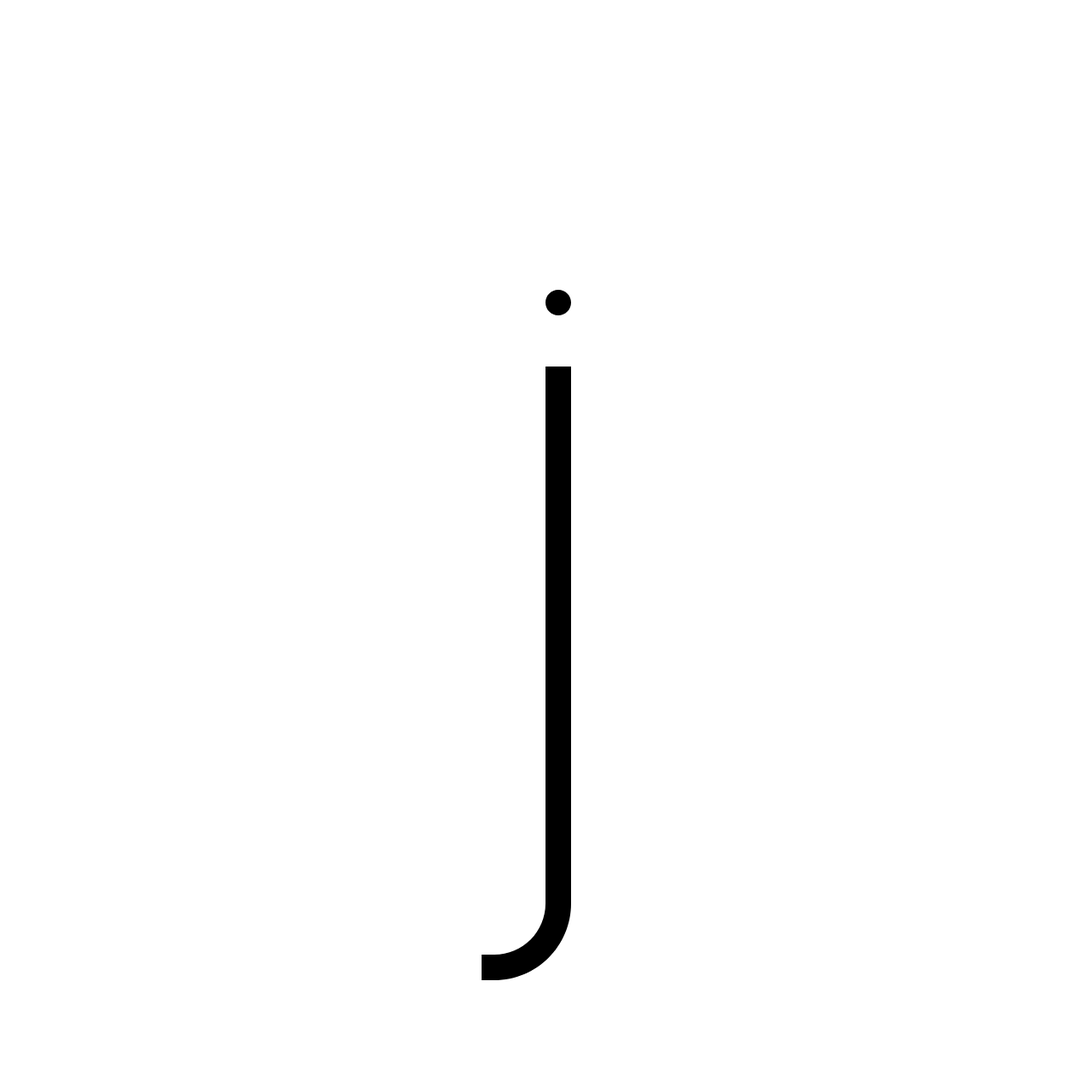
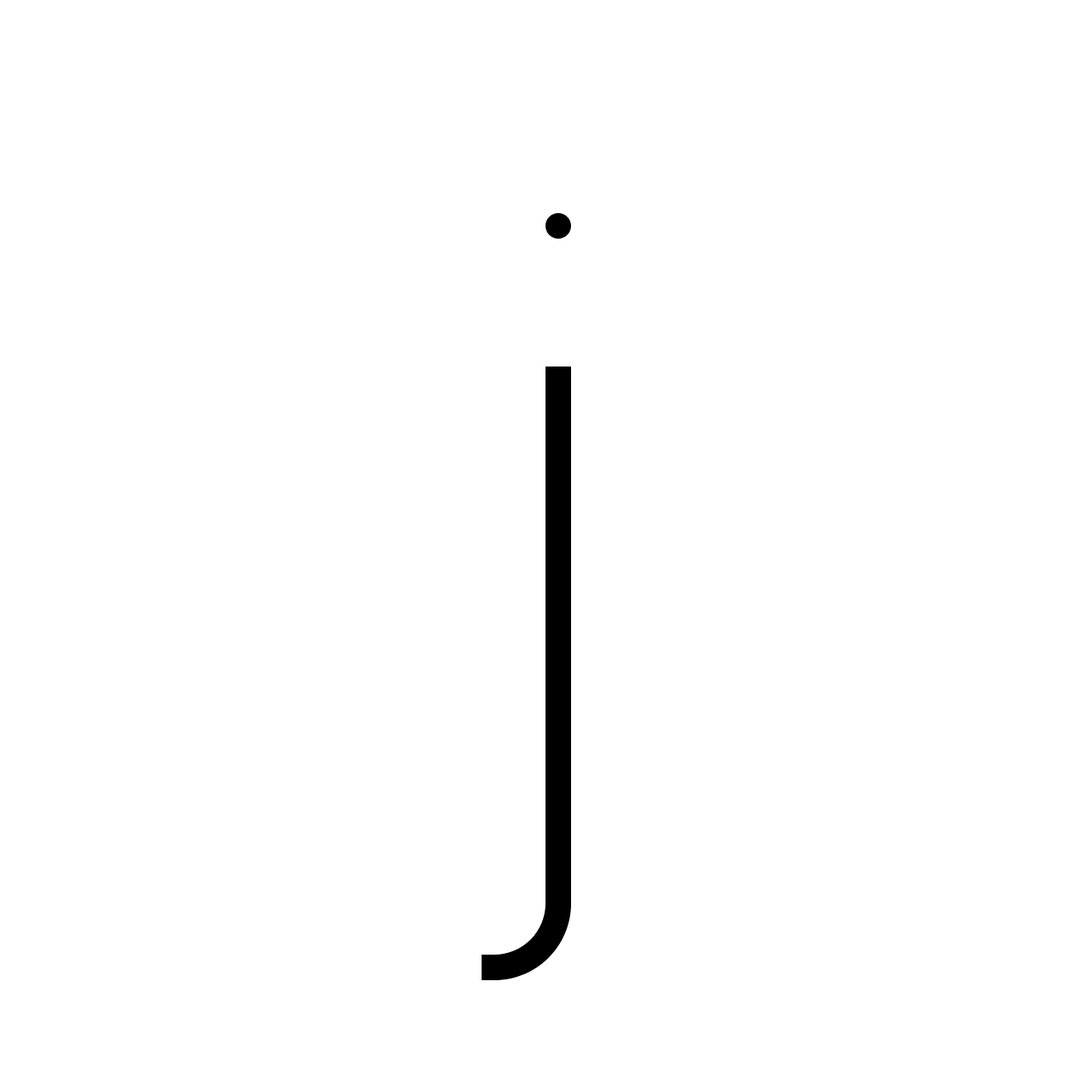
Layers edited between the first and the second (1091, 1091) image:
pixels changed over [545, 213, 572, 316] (layer not identified)
